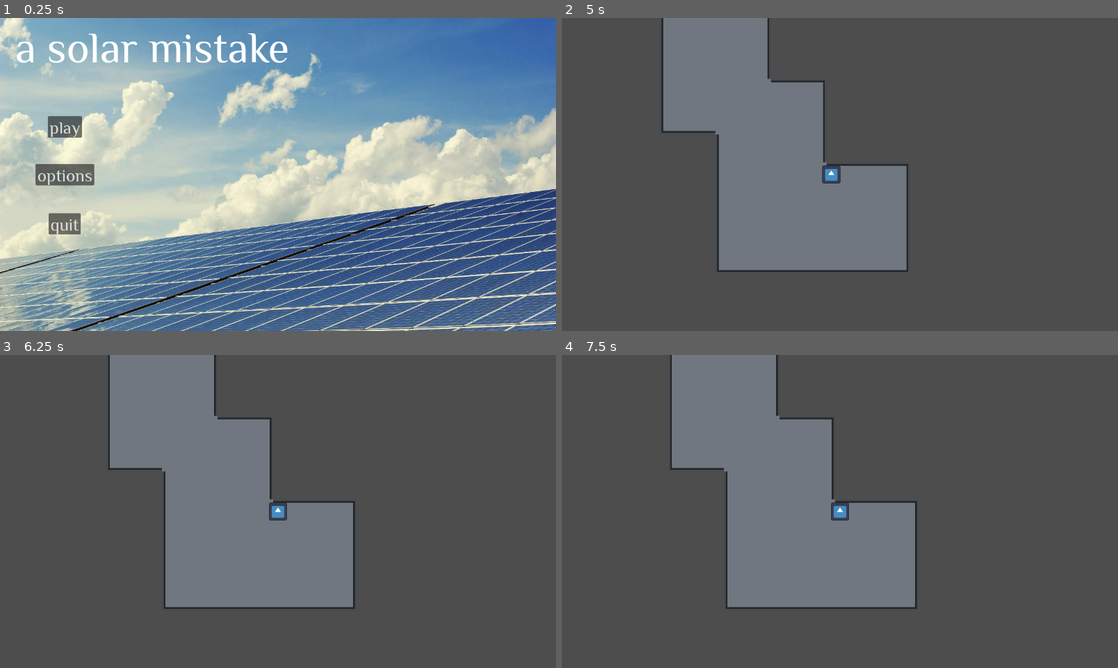
Above: before the commit, frames 1-4 (two rows, left to right).
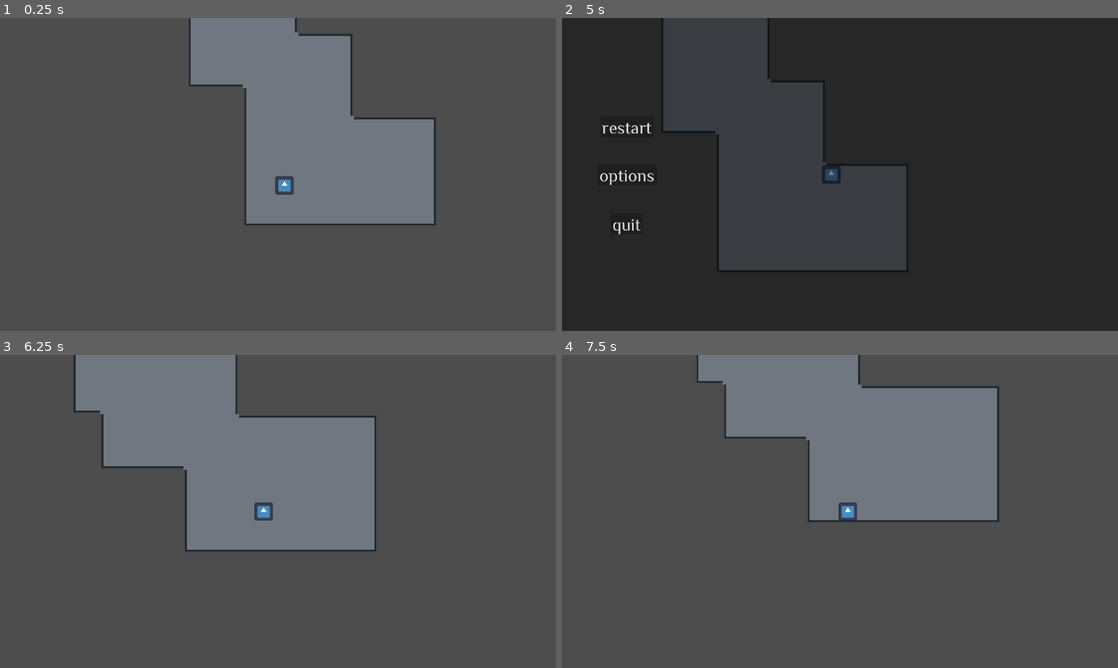
Above: after the commit, the same moments.

Repository: otherotherjosh/solarpowered
Game: Godot game, scene res://game/game.tscn
The game is run twice, just before and just after one commit, with the same random seed, the same clock (stepped at 60 frames per second) and the same inputs. Before the commit the project starts from res://rooms/rooms.tscn. The engine's default icon, where the game draws it, is replaced by a stand-in: a white triangle on a blue panel in a dark square. Video files are missing from this copy of the repository; at most half a second of black plays in their place.
Inputs (mouse positions are in pixels of both pictures, inside the frame that each line leads up to):
- Up to frame 1 (0.25 s): no input
- Up to frame 2 (5 s): click (628, 127) at 0.5 s, where only the run before the commit has a clickable "play"; hold D (move_right) 1.28-2.03 s; hold S (move_down) 2.03-2.78 s; hold D (move_right) 2.78-3.53 s; hold W (move_up) 3.53-4.28 s; hold A (move_left) from 4.28 s (still down); tap Escape (ui_cancel) at 4.9 s
- Up to frame 3 (6.25 s): release A (move_left) at 5 s; click (66, 464) at 5 s, where only the run after the commit has a clickable "restart"; hold A (move_left) from 5.78 s (still down)
- Up to frame 4 (7.5 s): release A (move_left) at 6.53 s; hold S (move_down) 6.53-7.28 s; hold D (move_right) from 7.28 s (still down)

The runs differ from the first frame. In frame 1, 99% of the frame differs, in the area x 0-100%, y 0-100%; in frame 2, 99%; in frame 3, 16%; in frame 4, 32%.

Commit message:
sure thing, buddy

Diff:
--- a/autoloads/global.gd
+++ b/autoloads/global.gd
@@ -13,6 +13,7 @@
 const ROOMS_SCENE := "res://game/game.tscn"
 const MENU_SCENE := "res://menus/main_menu.tscn"
 const PAUSE_SCENE := "res://menus/pause.tscn"
+const CUTSCENE_SCENE := "res://game/cutscene.tscn"
 
 var state: State:
 	set = _set_state
@@ -20,7 +21,8 @@
 
 func _ready() -> void:
 	#Input.mouse_mode = Input.MOUSE_MODE_CONFINED
-	main_menu()
+	#main_menu()
+	state = State.PLAYING
 
 
 func _unhandled_input(event: InputEvent) -> void:
@@ -35,6 +37,10 @@
 			state = State.PLAYING
 		State.PLAYING:
 			state = State.PAUSED
+
+
+func play_cutscene() -> void:
+	get_tree().change_scene_to_file(CUTSCENE_SCENE)
 
 
 func play_level() -> void:
--- /dev/null
+++ b/game/cutscene.gd
@@ -0,0 +1,14 @@
+extends Control
+
+
+@onready var video_stream_player: VideoStreamPlayer = $VideoStreamPlayer
+
+
+# Called when the node enters the scene tree for the first time.
+func _ready() -> void:
+	await get_tree().create_timer(1).timeout
+	video_stream_player.play()
+	await video_stream_player.finished
+	video_stream_player.hide()
+	await get_tree().create_timer(1).timeout
+	Global.play_level()
--- /dev/null
+++ b/game/cutscene.tscn
@@ -0,0 +1,27 @@
+[gd_scene load_steps=3 format=3 uid="uid://c65k1ywce5eko"]
+
+[ext_resource type="Script" uid="uid://kl8lr3da4l3q" path="res://game/cutscene.gd" id="1_xkgdk"]
+[ext_resource type="VideoStream" uid="uid://b6pvxiu3sfbry" path="res://game/anim solar powered.ogv" id="2_aftvj"]
+
+[node name="Cutscene" type="Control"]
+layout_mode = 3
+anchors_preset = 15
+anchor_right = 1.0
+anchor_bottom = 1.0
+grow_horizontal = 2
+grow_vertical = 2
+script = ExtResource("1_xkgdk")
+
+[node name="VideoStreamPlayer" type="VideoStreamPlayer" parent="."]
+layout_mode = 1
+anchors_preset = -1
+anchor_top = 0.0180556
+anchor_right = 1.0
+anchor_bottom = 0.978056
+offset_bottom = -0.200073
+grow_horizontal = 2
+grow_vertical = 2
+stream = ExtResource("2_aftvj")
+volume_db = -80.0
+expand = true
+metadata/_edit_use_anchors_ = true
--- a/game/game.tscn
+++ b/game/game.tscn
@@ -6,6 +6,7 @@
 [ext_resource type="Script" path="res://rooms/room_generator.gd" id="3_j8tme"]
 [ext_resource type="PackedScene" path="res://player/player.tscn" id="5_dakft"]
 [ext_resource type="PackedScene" path="res://player/player_camera.tscn" id="5_qf6n1"]
+[ext_resource type="PackedScene" uid="uid://x8jmis22lkyk" path="res://menus/pause_menu.tscn" id="7_u5opy"]
 
 [node name="Game" type="Node2D"]
 script = ExtResource("1_l8g03")
@@ -27,4 +28,9 @@
 
 [node name="PlayerCamera" parent="Player" instance=ExtResource("5_qf6n1")]
 
+[node name="CanvasLayer" type="CanvasLayer" parent="."]
+
+[node name="PauseMenu" parent="CanvasLayer" instance=ExtResource("7_u5opy")]
+visible = false
+
 [connection signal="on_room_enter" from="RoomManager" to="." method="_on_room_manager_room_enter"]
--- a/menus/main_menu.gd
+++ b/menus/main_menu.gd
@@ -2,7 +2,7 @@
 
 
 func _on_play_button_down() -> void:
-	Global.play_level()
+	Global.play_cutscene()
 
 
 func _on_options_button_down() -> void:
--- a/menus/pause_menu.gd
+++ b/menus/pause_menu.gd
@@ -3,6 +3,10 @@
 
 func _ready() -> void:
 	Global.on_state_changed.connect(handle_global_state_changed)
+
+
+func _on_play_button_down() -> void:
+	Global.play_level()
 
 
 func _on_options_button_down() -> void:
--- a/player/player.gd
+++ b/player/player.gd
@@ -8,7 +8,7 @@
 var curr_speed := 0.0
 
 
-func _physics_process(delta: float) -> void:
+func _process(delta: float) -> void:
 	if Global.state == Global.State.PAUSED:
 		return
 	# Get the input direction and handle the accesleration/deceleration.
Not shown, added: game/anim solar powered.ogv.uid
Not shown, added: game/cutscene.gd.uid
Not shown: 1 places in game/game.tscn that only renumber resources
Not shown: 1 places in rooms/rooms.tscn that only renumber resources
Not shown, added: game/anim solar powered.ogv
